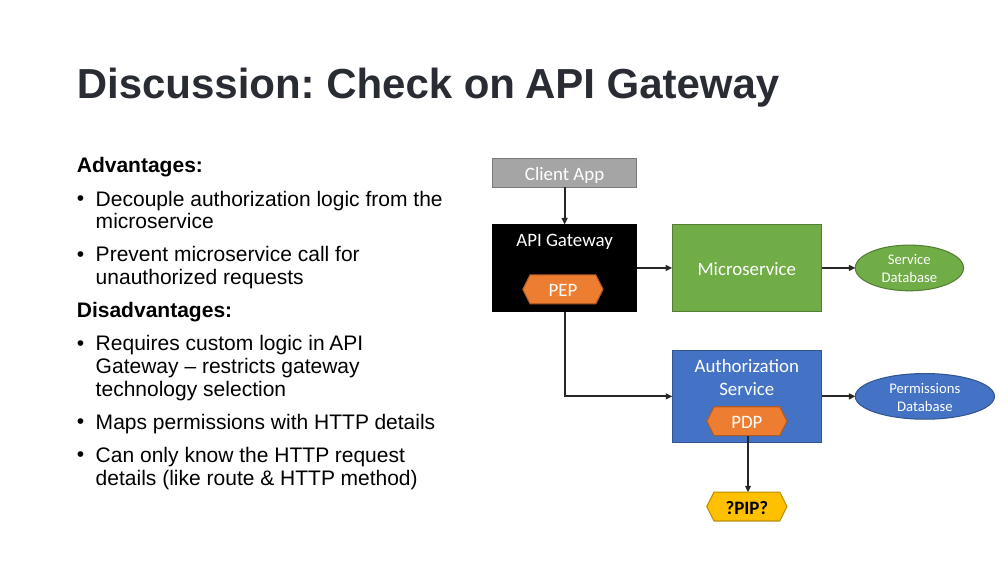
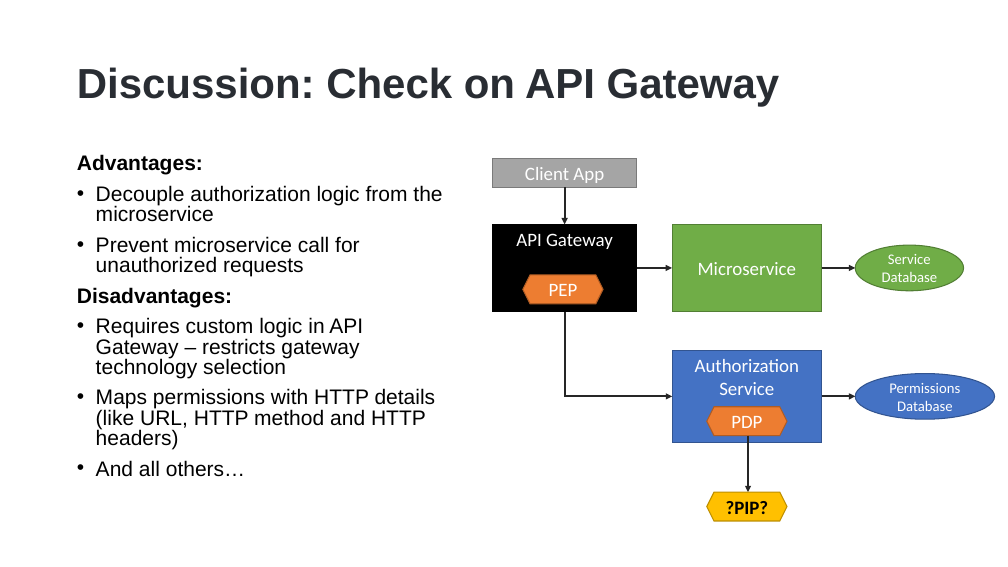
Before and after one commit to hikalkan/presentations, a slide deck: slide 11 of 2022-10-15 Authorization-In-Distributed-Systems/Authorization-In-Distributed-Systems-Short.pptx. Drawn at 1008x567 pixels with LibreOffice and Linux fonts; fonts in the diff are those of the drawing; background and template pictures are left out. Boxes give left, top, right and bottom in pixels: in the first picture for what was removed or moved away, otherwise in the second. Text is boxed around its words. In the diff, an @@ line names an element or a change of style, - is before the commit and + after.

```diff
--- a/2022-10-15 Authorization-In-Distributed-Systems/Authorization-In-Distributed-Systems-Short.pptx
+++ b/2022-10-15 Authorization-In-Distributed-Systems/Authorization-In-Distributed-Systems-Short.pptx
@@ text at (77, 154, 442, 378): line spacing 0.9 to 0.8 @@
@@ text at (96, 388, 436, 477): text changed @@
-• Maps permissions with HTTP details
-• Can only know the HTTP request details (like route & HTTP method)
+• Maps permissions with HTTP details (like URL, HTTP method and HTTP headers)
+• And all others…
```
Also in this commit, not shown: 2 other slides changed, 1 slide removed.
